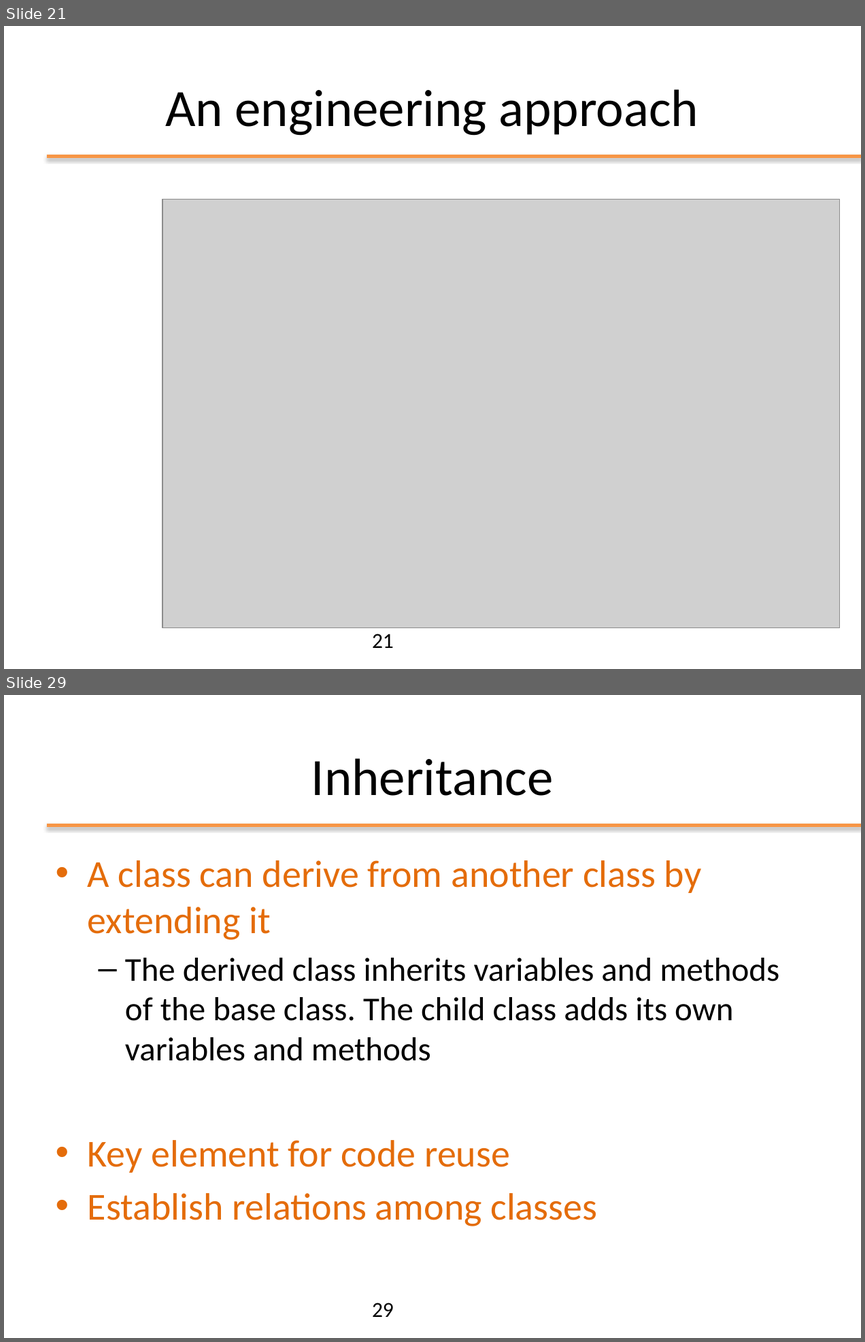
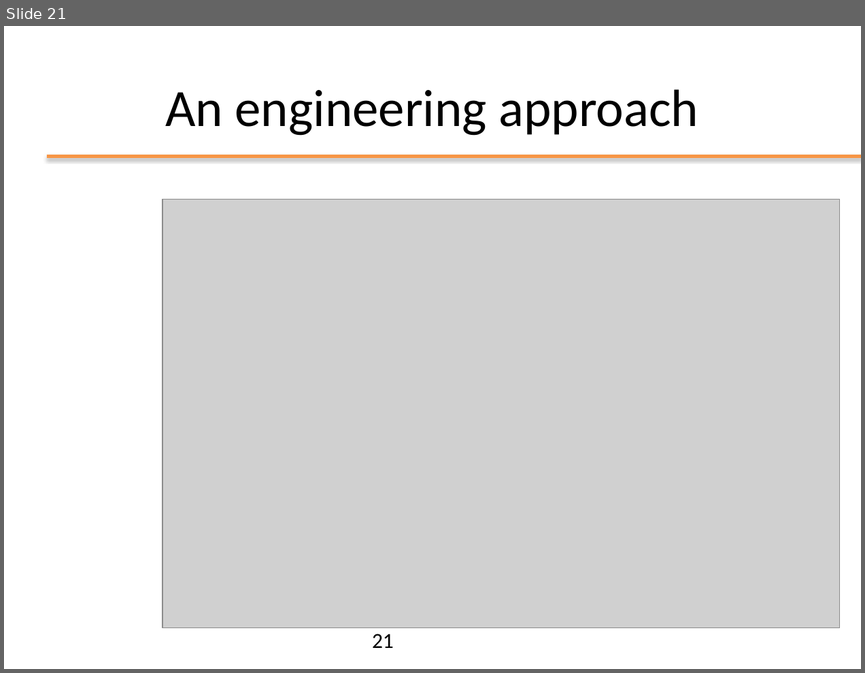
Before and after one commit to plctechnician/ooprogramming, a slide deck: java/slides/ppt/01 - Java From Functions to Objects.pptx. Shown one above the other, each under a label of ours: slides 21 and 29 before the commit, slide 21 after it; the slides between them are not shown. The pictures are 865x1342 and 865x673 pixels, drawn with LibreOffice and Linux fonts; fonts in the diff are those of the drawing; grey boxes stand for pictures; background and template pictures are left out. Boxes give left, top, right and bottom in pixels: in the first picture for what was removed or moved away, otherwise in the second. Text is boxed around its words. In the diff, an @@ line names an element or a change of style, - is before the commit and + after.

```diff
--- a/java/slides/ppt/01 - Java From Functions to Objects.pptx
+++ b/java/slides/ppt/01 - Java From Functions to Objects.pptx
@@ slide 29 removed at [4,695,861,1338], background #FFFFFF; not listed: 1 template element that a slide beside it also shows @@
@@ title removed at [311,758,553,796] @@
-Inheritance
@@ text removed at [88,860,779,1226] @@
-• A class can derive from another class by extending it
-  – The derived class inherits variables and methods of the base class. The child class adds its own variables and methods
-• Key element for code reuse
-• Establish relations among classes
@@ page number removed at [372,1302,394,1317] @@
-29
```
Also in this commit, not shown: 18 slides changed, 3 slides added, 7 other slides removed, 1 other file.
